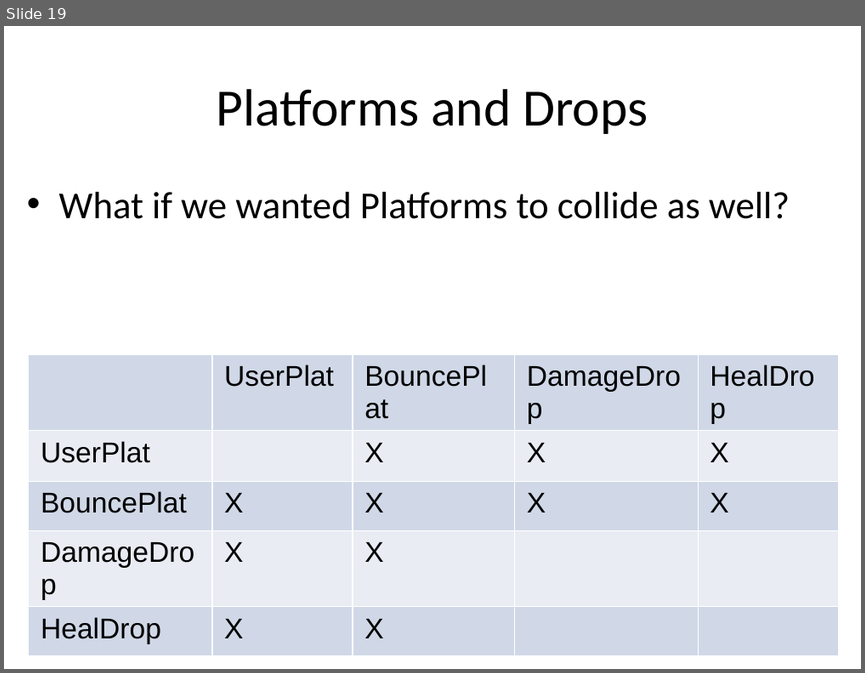
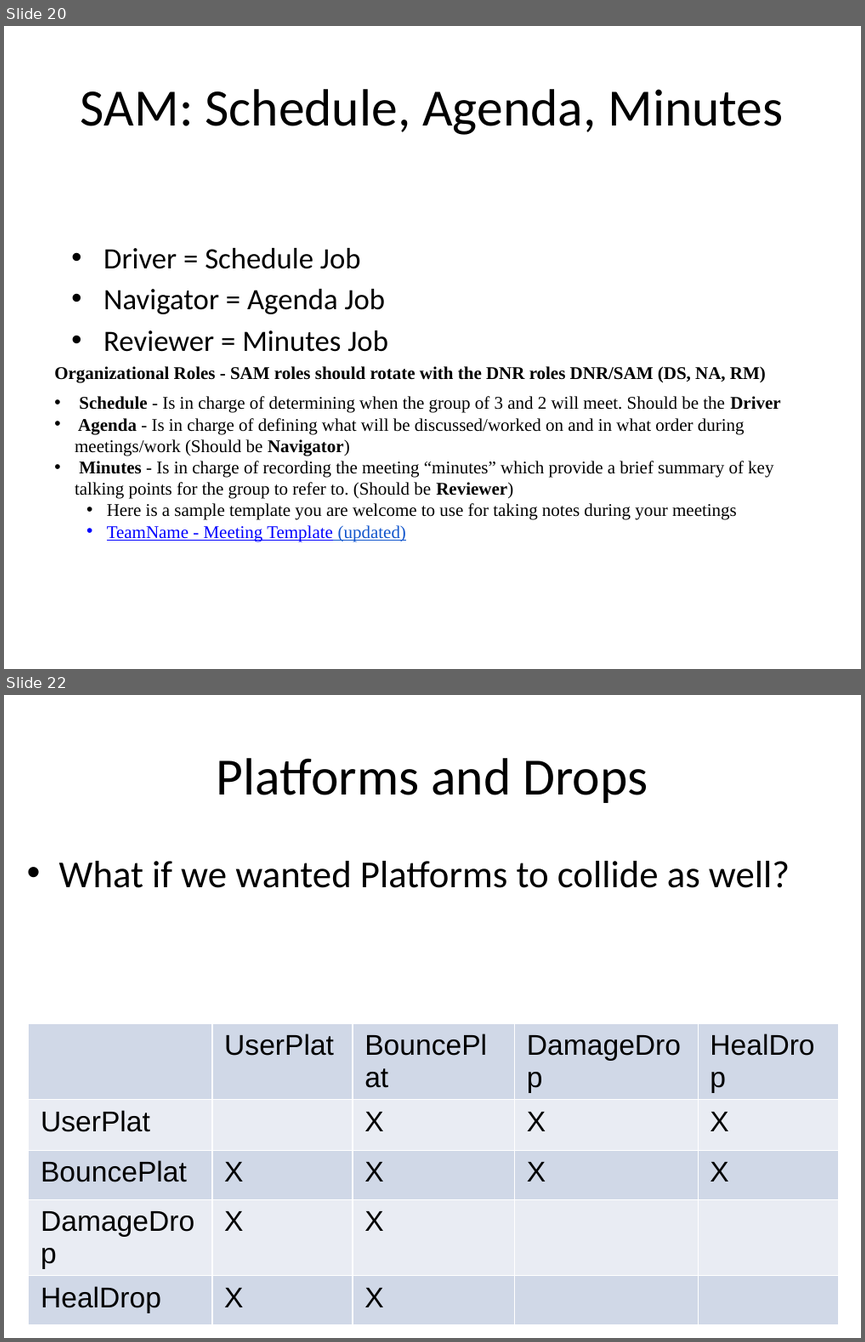
Before and after one commit to RHIT-CSSE/csse220, a slide deck: ClassMaterials/ProjectWorkday1/Slides/DesignInheritance.pptx. Shown one above the other, each under a label of ours: slide 19 before the commit, slides 20 and 22 after it; the slides between them are not shown. The pictures are 865x673 and 865x1342 pixels, drawn with LibreOffice and Linux fonts; fonts in the diff are those of the drawing. Boxes give left, top, right and bottom in pixels: in the first picture for what was removed or moved away, otherwise in the second. Text is boxed around its words. In the diff, an @@ line names an element or a change of style, - is before the commit and + after.

```diff
--- a/ClassMaterials/ProjectWorkday1/Slides/DesignInheritance.pptx
+++ b/ClassMaterials/ProjectWorkday1/Slides/DesignInheritance.pptx
@@ slide 20 added at (4,26,861,669), background #FFFFFF @@
@@ title added at (80,89,783,135), 44 pt, text #000000 @@
+SAM: Schedule, Agenda, Minutes
@@ text added at (103,248,388,352), 24.8 pt, text #000000 @@
+• Driver = Schedule Job
+• Navigator = Agenda Job
+• Reviewer = Minutes Job
@@ text added at (54,366,780,541), 15 pt, text #000000 @@
+Organizational Roles - SAM roles should rotate with the DNR roles DNR/SAM (DS, NA, RM)
+• Schedule - Is in charge of determining when the group of 3 and 2 will meet. Should be the Driver
+• Agenda - Is in charge of defining what will be discussed/worked on and in what order during meetings/work (Should be Navigator)
+• Minutes - Is in charge of recording the meeting “minutes” which provide a brief summary of key talking points for the group to refer to. (Should be Reviewer)
+  • Here is a sample template you are welcome to use for taking notes during your meetings
+  • TeamName - Meeting Template (updated)
@@ what was slide 19 is now slide 22 @@
```
Also in this commit, not shown: 6 slides changed, 3 other slides added, 1 slide removed.
